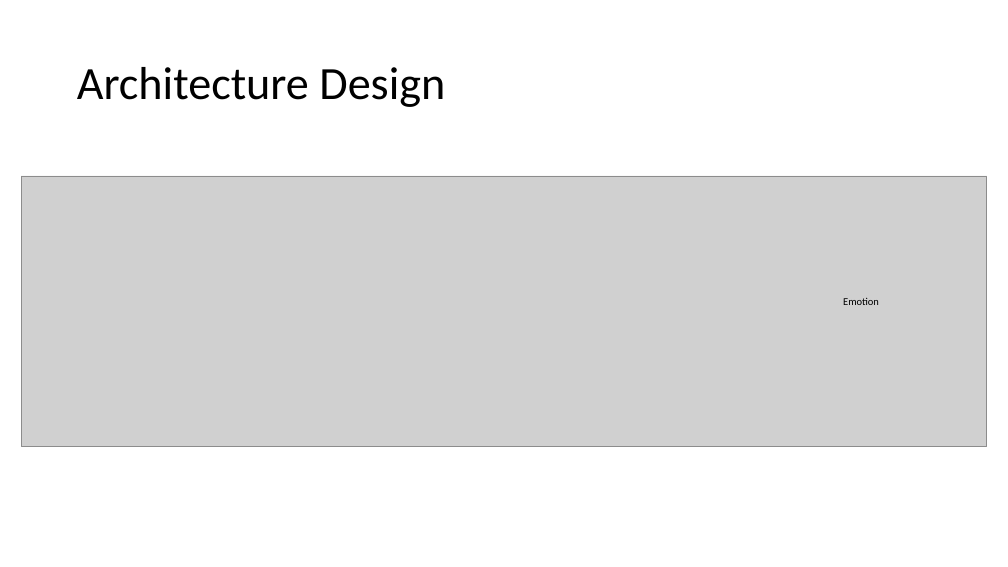
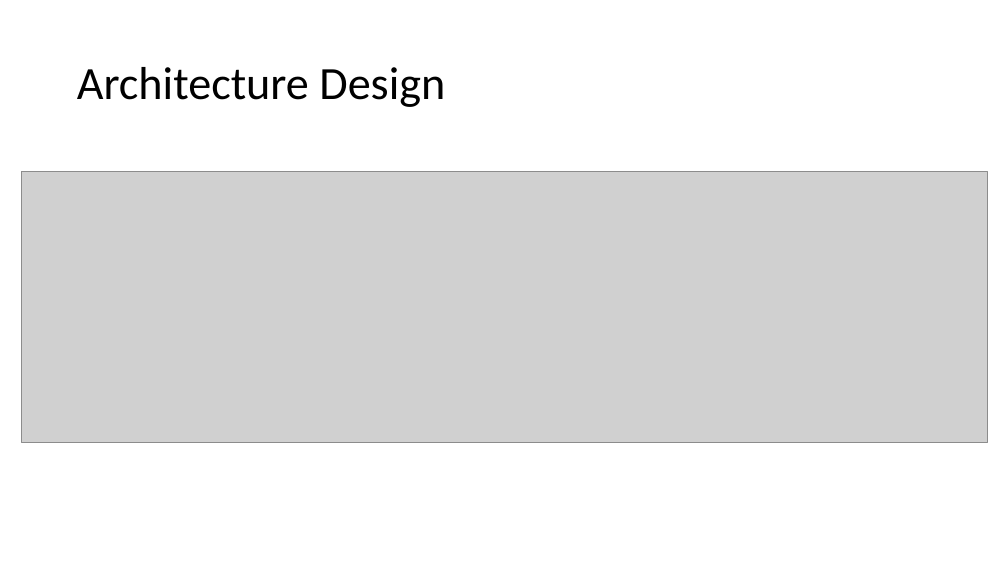
Before and after one commit to satria-ui/TugasAkhir2023, a slide deck: slide 6 of Submit Sidang/05111942000001-Adam Satria Adidarma-Presentasi TA.pptx. Drawn at 1008x567 pixels with LibreOffice and Linux fonts; fonts in the diff are those of the drawing; grey boxes stand for pictures; background and template pictures are left out. Boxes give left, top, right and bottom in pixels: in the first picture for what was removed or moved away, otherwise in the second. Text is boxed around its words. In the diff, an @@ line names an element or a change of style, - is before the commit and + after.

Commit message:
feat: revisi buku - conf matrix - figure design

```diff
--- a/Submit Sidang/05111942000001-Adam Satria Adidarma-Presentasi TA.pptx
+++ b/Submit Sidang/05111942000001-Adam Satria Adidarma-Presentasi TA.pptx
@@ picture: place and size @@
-picture at (21, 176, 988, 447)
+picture at (21, 172, 987, 442)
@@ text removed at (843, 298, 879, 305) @@
-Emotion
```
Also in this commit, not shown: 5 other slides changed, 9 other files.
